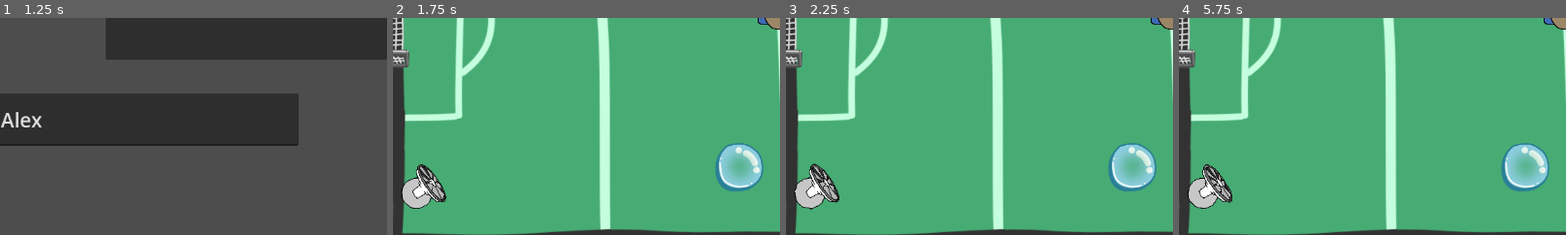
Above: before the commit, frames 1-4 (left to right).
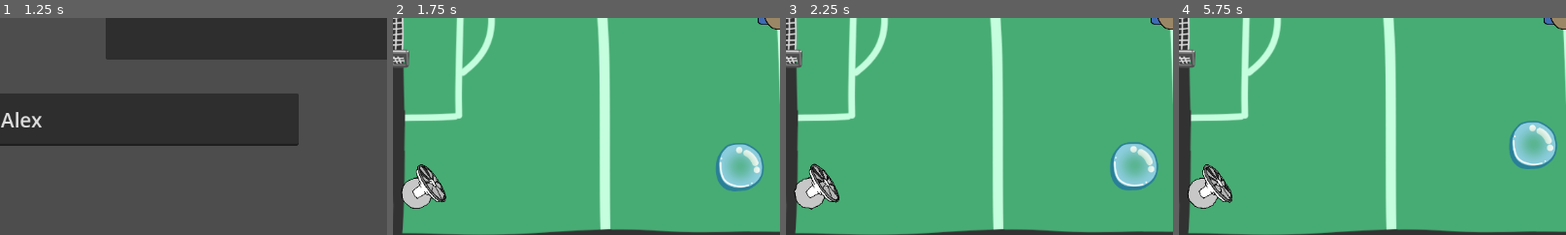
Above: after the commit, the same moments.

Repository: Calandir/ggj-2025
Game: Godot game, scene res://Scenes/menu.tscn
Same seed, same stepped clock (60 frames per second), same inputs: the game is played once before the commit and once after it.
Inputs (mouse positions are % of the whole screen's width and height, from its top left):
- Up to frame 1 (1.25 s): click (20, 73) at 0.52 s; type "Alex" at 0.6 s; click (80, 72) at 0.75 s; type "Alex" at 0.83 s
- Up to frame 2 (1.75 s): click "START" at 1.25 s
- Up to frame 3 (2.25 s): no input
- Up to frame 4 (5.75 s): no input
The pictures show only the part of the screen within x 1-50%, y 50-100%; the shares and areas given below are measured in that part.

Frame 1 is identical in both runs. In frame 2, 0.2% of the frame differs, in the area x 84-96%, y 58-80%; in frame 3, 0.8%; in frame 4, 3.4%, in the area x 83-98%, y 47-80%.

Commit message:
gave bubble ambient motion

Diff:
--- a/Scenes/Bubble.tscn
+++ b/Scenes/Bubble.tscn
@@ -1,6 +1,7 @@
-[gd_scene load_steps=3 format=3 uid="uid://dthq8fdiqs16e"]
+[gd_scene load_steps=4 format=3 uid="uid://dthq8fdiqs16e"]
 
 [ext_resource type="Texture2D" uid="uid://6oyk5sviab1c" path="res://Art/bubble-temp-art.png" id="1_5xnle"]
+[ext_resource type="Script" path="res://Scripts/bubble.gd" id="1_n7mas"]
 
 [sub_resource type="CircleShape2D" id="CircleShape2D_0wiy4"]
 radius = 58.0
@@ -10,6 +11,7 @@
 mass = 0.1
 gravity_scale = 0.0
 linear_damp = 0.5
+script = ExtResource("1_n7mas")
 
 [node name="CollisionShape2D" type="CollisionShape2D" parent="."]
 shape = SubResource("CircleShape2D_0wiy4")
--- /dev/null
+++ b/Scripts/bubble.gd
@@ -0,0 +1,31 @@
+extends RigidBody2D
+
+
+# Noise generator.
+var noise: FastNoiseLite
+
+var ambient_motion_force: float = 1.5
+
+
+# Called when the node enters the scene tree for the first time.
+func _ready() -> void:
+	# Initialize noise generator
+	noise = FastNoiseLite.new()
+	noise.seed = int(randf() * 100000)
+	noise.noise_type = FastNoiseLite.TYPE_PERLIN
+	noise.frequency = 0.0005
+	noise.fractal_gain = 1.5
+
+
+# Called every frame. 'delta' is the elapsed time since the previous frame.
+func _process(delta: float) -> void:
+
+	# Calculate the ambient motion for this bubble based on world position.
+	var current_position = self.global_position
+	var random_value = noise.get_noise_2d(current_position.x, current_position.y) * 3.0
+	var turbulence_rot = random_value * 2.0 * PI
+	var ambient_vec2 = Vector2(cos(turbulence_rot), sin(turbulence_rot))
+
+	# Apply result vector to bubble.
+	var ambient_force_actual = ambient_vec2 * ambient_motion_force * delta
+	self.apply_impulse(ambient_force_actual)
